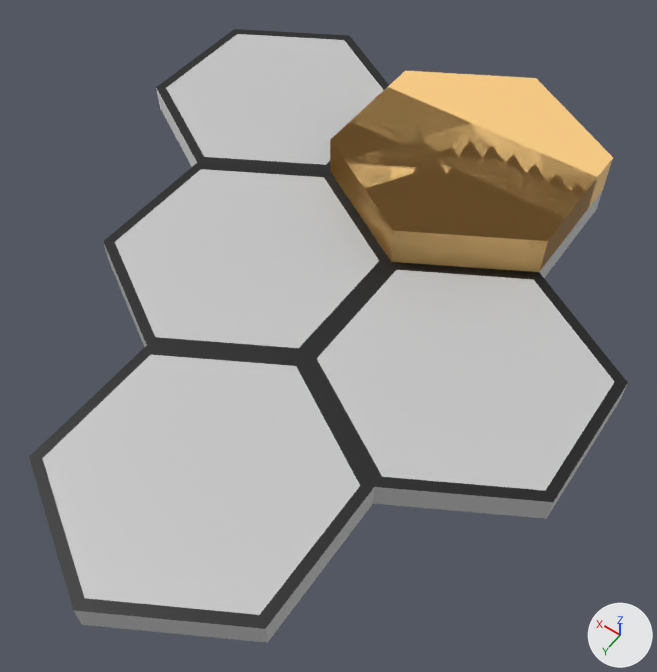
Before and after pictures for a commit that changed the Blender file models/base_game/walls/1wall.blend.
Before and after are seen from a 50 mm camera at (-2.11, 4.69, 4.58) aimed at (0.07, 1.64, -0.21). The axes (+X, +Y, +Z) are drawn at lower right. The lights are the same throughout. The first picture is the older version.

Names of what the first picture shows: 'BaseTile', 'VaromaCliff', 'VaromaCliff1', 'VaromaCliff2', 'VaromaCliff3', 'VaromaCliff4'.
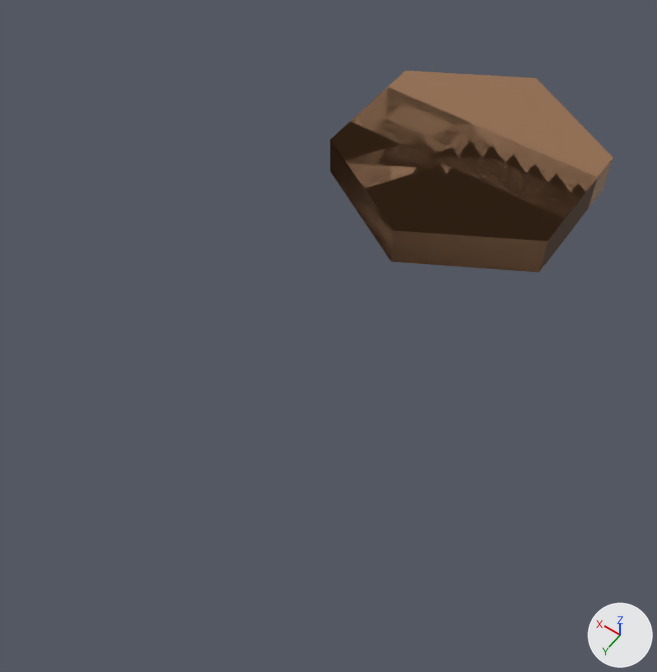
What changed in the scene script:
```text
Change me_cylinder_002:
    where me_cylinder_002.from_pydata(...)  # 12 vertices, 8 faces; spans x -0.87..0.87, y -1.0..1.0, z 0.0..0.3
    used by ob_varomacliff1; location = (0.0, 0.0, 0.0)
    me_cylinder_002 part 1: texture (UV) coordinates of 8 of 8 faces, centred in x -0.87..0.87, y -0.75..0.75, z 0.0..0.3, changed; they spanned u 0.38..0.38, v 0.81..0.81 and now span u 0.29..0.29, v 0.72..0.72
Change me_plane_001:
    where me_plane_001.from_pydata(...)  # 10 vertices, 7 faces; spans x -0.87..0.87, y -0.25..1.0, z 0.0..0.3
    used by ob_varomacliff2; location = (0.0, 0.0, 0.0)
    me_plane_001 part 2: texture (UV) coordinates of 7 of 7 faces, centred in x -0.87..0.87, y -0.25..0.75, z 0.0..0.3, changed; they spanned u 0.38..0.38, v 0.81..0.81 and now span u 0.29..0.29, v 0.72..0.72
Change me_plane:
    where me_plane.from_pydata(...)  # 8 vertices, 6 faces; spans x -0.87..0.87, y -0.25..0.25, z 0.0..0.3
    used by ob_varomacliff; location = (0.0, 0.0, 0.0)
    me_plane part 3: texture (UV) coordinates of 6 of 6 faces, centred in x -0.87..0.87, y -0.25..0.25, z 0.0..0.3, changed; they spanned u 0.38..0.38, v 0.81..0.81 and now span u 0.29..0.29, v 0.72..0.72
Change me_cylinder_006:
    where me_cylinder_006.from_pydata(...)  # 12 vertices, 10 faces; spans x -0.87..0.65, y -0.25..0.87, z 0.0..0.3
    used by ob_varomacliff3; location = (0.0, 0.0, 0.0)
    me_cylinder_006 part 4: texture (UV) coordinates of 10 of 10 faces, centred in x -0.87..0.43, y -0.25..0.75, z 0.0..0.3, changed; they spanned u 0.38..0.38, v 0.81..0.81 and now span u 0.29..0.29, v 0.72..0.72
Change me_cylinder_008:
    where me_cylinder_008.from_pydata(...)  # 10 vertices, 7 faces; spans x -0.87..0.65, y -0.25..1.0, z 0.0..0.3
    used by ob_varomacliff4; location = (0.0, 0.0, 0.0)
    me_cylinder_008 part 5: texture (UV) coordinates of 7 of 7 faces, centred in x -0.87..0.4, y -0.25..0.81, z 0.0..0.3, changed; they spanned u 0.38..0.38, v 0.81..0.81 and now span u 0.29..0.29, v 0.72..0.72
Remove ob_basetile:
    ob_basetile = bpy.data.objects.new('BaseTile', me_cylinder_001)
    ob_basetile.location = (0.0, 0.0, -0.2)
```

Boxes (x1, y1, x2, y2) around the edits, measured in the pictures (657 x 672 px):
'BaseTile', deleted: before (29, 29, 628, 643)
part 1 of me_cylinder_002, surface changed (beige to brown): (331, 71, 613, 272) in both
part 2 of me_plane_001, surface changed (darker): (330, 87, 595, 269) in both
part 3 of me_plane, surface changed: before (352, 91, 596, 250); after (351, 87, 594, 216)
part 4 of me_cylinder_006, surface changed: before (344, 123, 597, 237); after (344, 123, 596, 250)
part 5 of me_cylinder_008, surface changed (darker): (344, 122, 597, 272) in both
